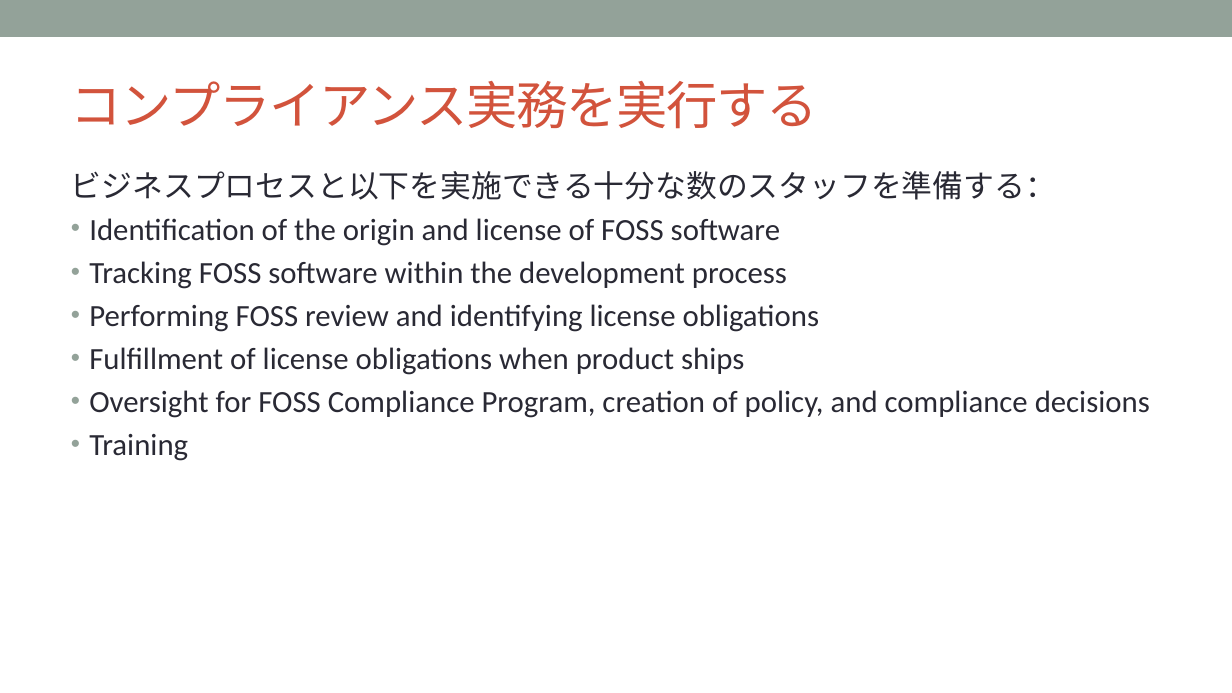
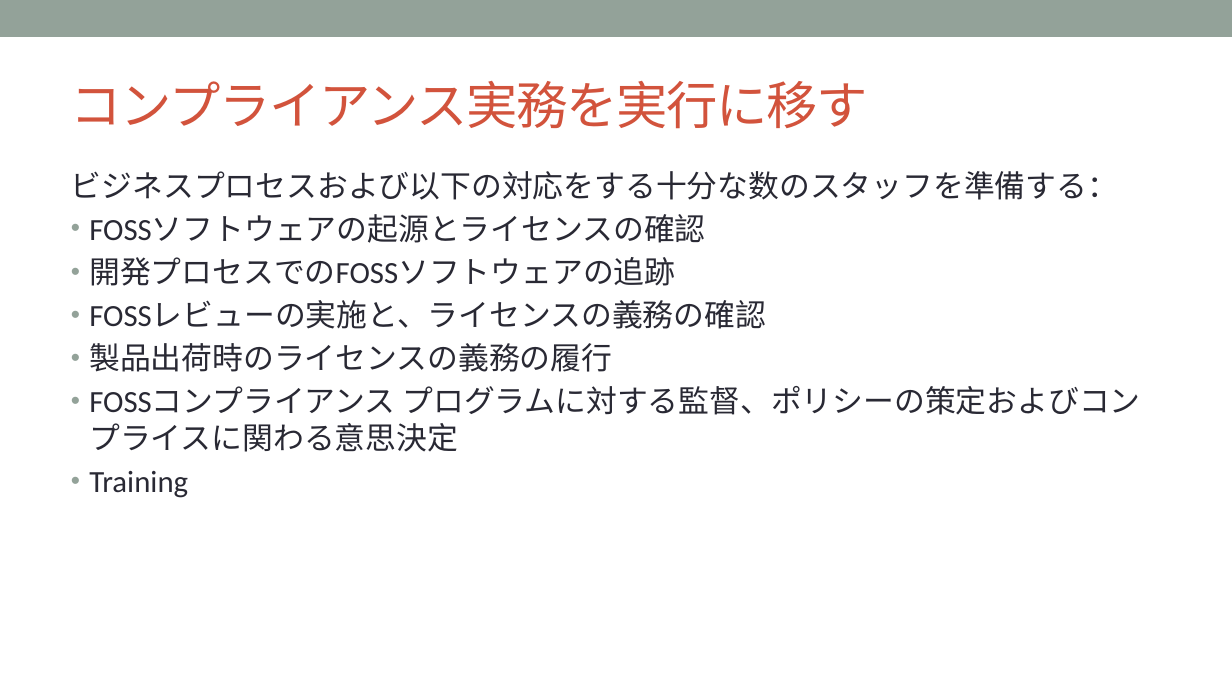
Before and after one commit to OpenChain-Project/Curriculum-Translation-JP, a slide deck: slide 29 of target/openchain-curriculum-release-2.pptx. Drawn at 1232x693 pixels with LibreOffice and Linux fonts; fonts in the diff are those of the drawing; background and template pictures are left out. Boxes give left, top, right and bottom in pixels: in the first picture for what was removed or moved away, otherwise in the second. Text is boxed around its words. In the diff, an @@ line names an element or a change of style, - is before the commit and + after.

Commit message:
29/75 slides done.

```diff
--- a/target/openchain-curriculum-release-2.pptx
+++ b/target/openchain-curriculum-release-2.pptx
@@ title at (x1=71, y1=81, x2=868, y2=129): text changed @@
-コンプライアンス実務を実行する
+コンプライアンス実務を実行に移す
@@ text at (x1=71, y1=171, x2=1140, y2=452): text changed @@
-ビジネスプロセスと以下を実施できる十分な数のスタッフを準備する：
-• Identification of the origin and license of FOSS software
-• Tracking FOSS software within the development process
-• Performing FOSS review and identifying license obligations
-• Fulfillment of license obligations when product ships
-• Oversight for FOSS Compliance Program, creation of policy, and compliance decisions
+ビジネスプロセスおよび以下の対応をする十分な数のスタッフを準備する：
+• FOSSソフトウェアの起源とライセンスの確認
+• 開発プロセスでのFOSSソフトウェアの追跡
+• FOSSレビューの実施と、ライセンスの義務の確認
+• 製品出荷時のライセンスの義務の履行
+• FOSSコンプライアンス プログラムに対する監督、ポリシーの策定およびコンプライスに関わる意思決定
```
Also in this commit, not shown: 7 other files.
